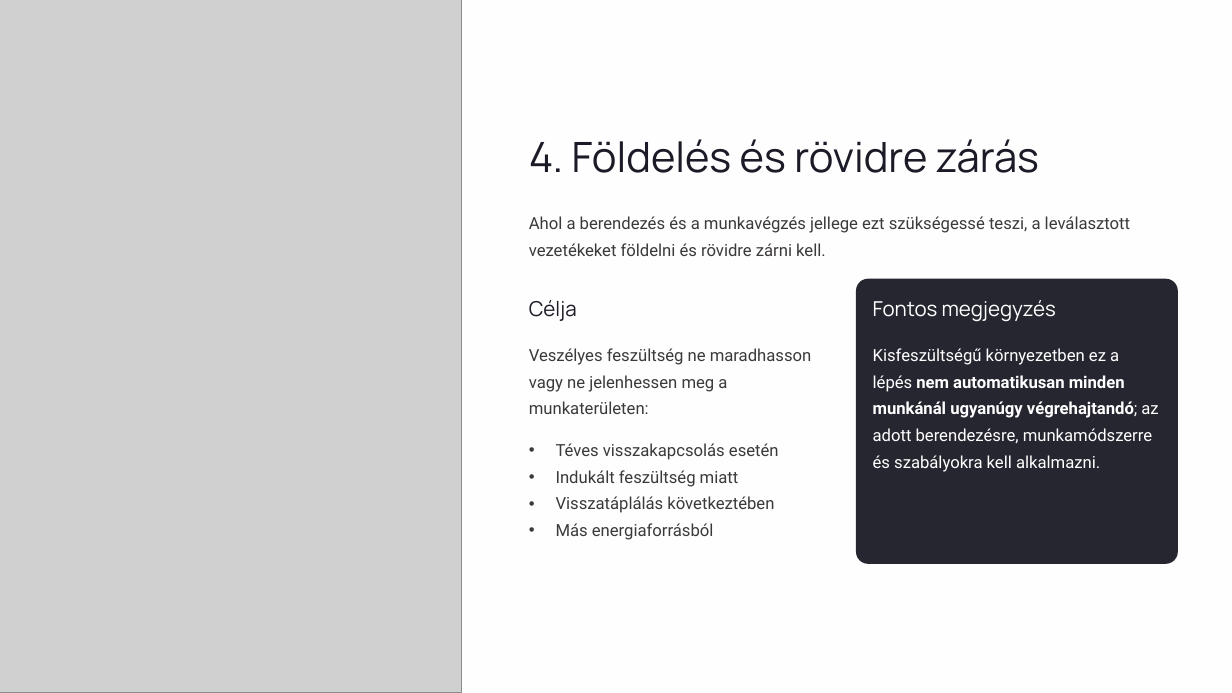
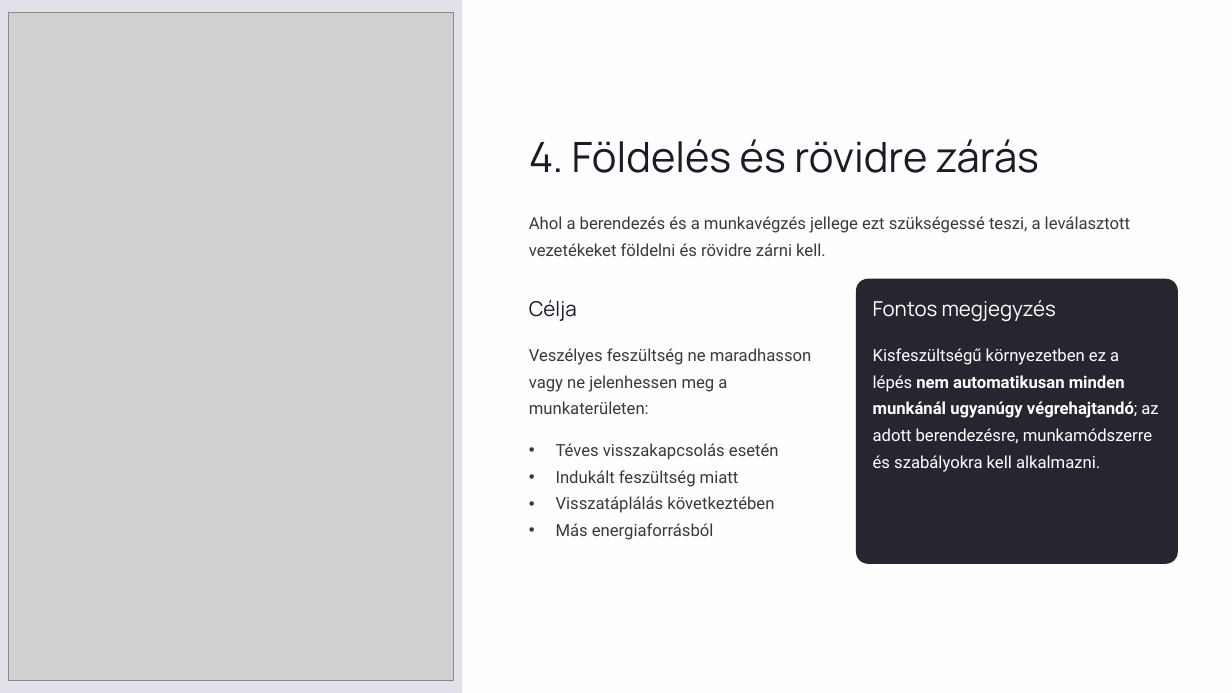
Before and after one commit to zsfazekas65-stack/IAP, a slide deck: slide 9 of ppt/villamosszereles11/03_het.pptx. Drawn at 1232x693 pixels with LibreOffice and Linux fonts; fonts in the diff are those of the drawing; grey boxes stand for pictures; background and template pictures are left out. Boxes give left, top, right and bottom in pixels: in the first picture for what was removed or moved away, otherwise in the second. Text is boxed around its words. In the diff, an @@ line names an element or a change of style, - is before the commit and + after.

```diff
--- a/ppt/villamosszereles11/03_het.pptx
+++ b/ppt/villamosszereles11/03_het.pptx
@@ rectangle added at [0,0,462,693], fill #E1E1EA @@
@@ picture: place and size @@
-picture at [0,0,462,693]
+picture at [8,13,454,681]
```
Also in this commit, not shown: 16 other slides changed.
